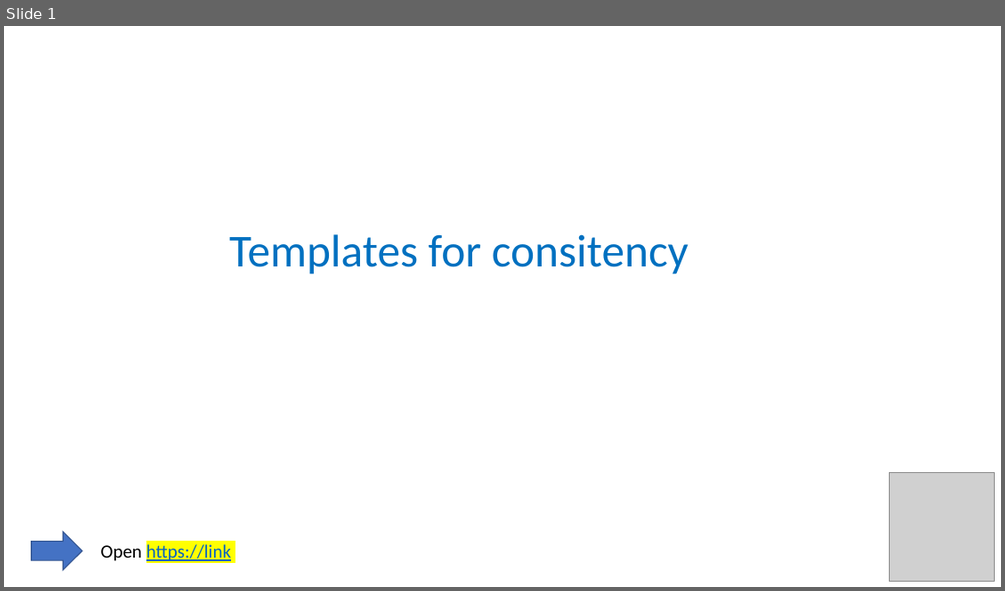
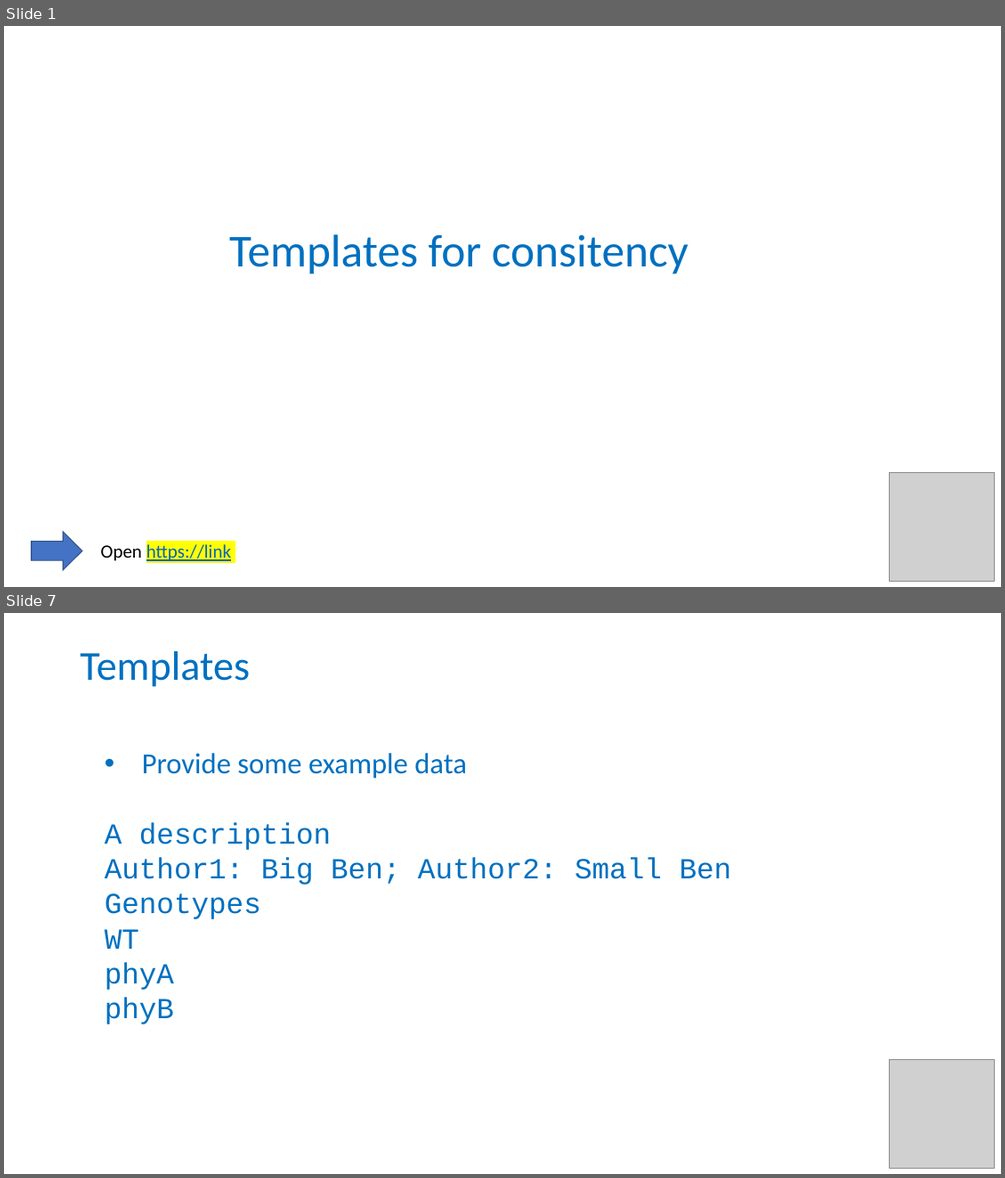
Before and after one commit to tobyhodges/solid-waddle, a slide deck: instructors/12-Templates.pptx. Shown one above the other, each under a label of ours: slide 1 before the commit, slides 1 and 7 after it; the slides between them are not shown. The pictures are 1005x591 and 1005x1178 pixels, drawn with LibreOffice and Linux fonts; fonts in the diff are those of the drawing; grey boxes stand for pictures. Boxes give left, top, right and bottom in pixels: in the first picture for what was removed or moved away, otherwise in the second. Text is boxed around its words. In the diff, an @@ line names an element or a change of style, - is before the commit and + after.

```diff
--- a/instructors/12-Templates.pptx
+++ b/instructors/12-Templates.pptx
@@ slide 7 added at <box>4,613,1001,1174</box>, background #FFFFFF @@
@@ title added at <box>80,651,250,687</box>, 39.6 pt, text #0070C0 @@
+Templates
@@ text added at <box>105,753,732,1024</box>, 28 pt, text #0070C0 @@
+• Provide some example data
+A description
+Author1: Big Ben; Author2: Small Ben
+Genotypes
+WT
+phyA
+phyB
@@ picture added at <box>889,1060,994,1167</box> @@
```
Also in this commit, not shown: 6 other slides added, 1 slide removed, 2 other files.
